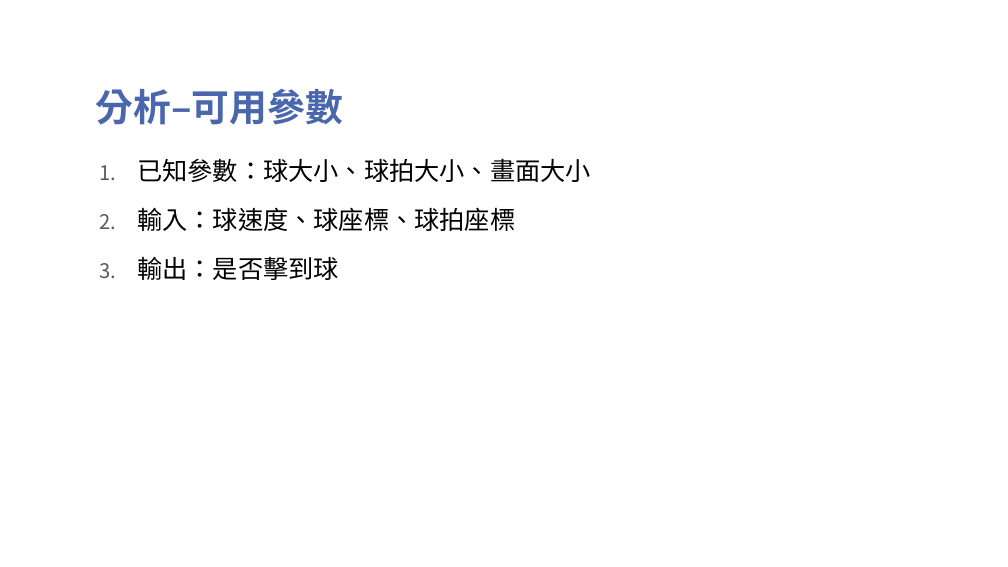
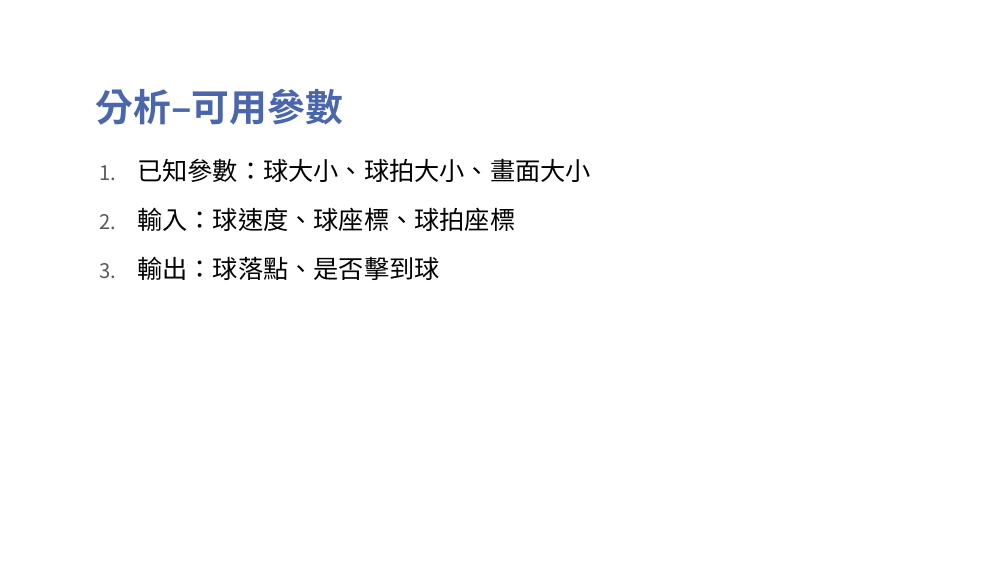
Before and after one commit to Wang-Si-Han/HW6, a slide deck: slide 5 of 機器學習乒乓球.pptx. Drawn at 1008x567 pixels with LibreOffice and Linux fonts; fonts in the diff are those of the drawing; background and template pictures are left out. Boxes give left, top, right and bottom in pixels: in the first picture for what was removed or moved away, otherwise in the second. Text is boxed around its words. In the diff, an @@ line names an element or a change of style, - is before the commit and + after.

Commit message:
modify

```diff
--- a/機器學習乒乓球.pptx
+++ b/機器學習乒乓球.pptx
@@ text at box(137, 256, 439, 280): text changed @@
-3. 輸出：是否擊到球
+3. 輸出：球落點、是否擊到球
```
